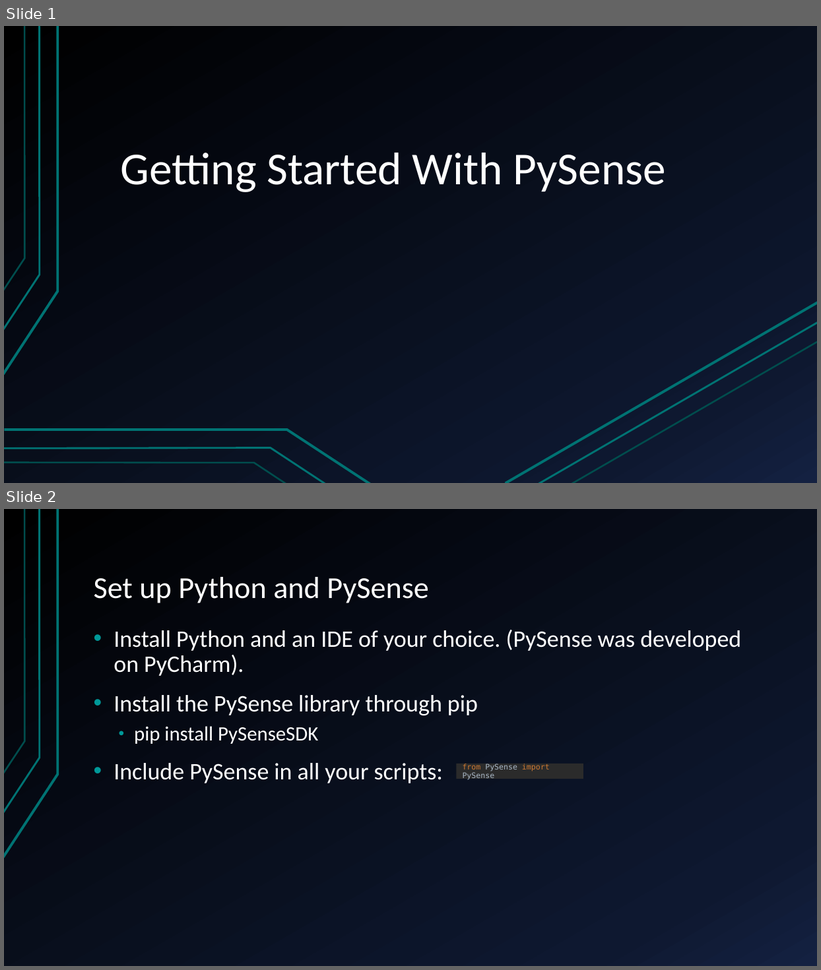
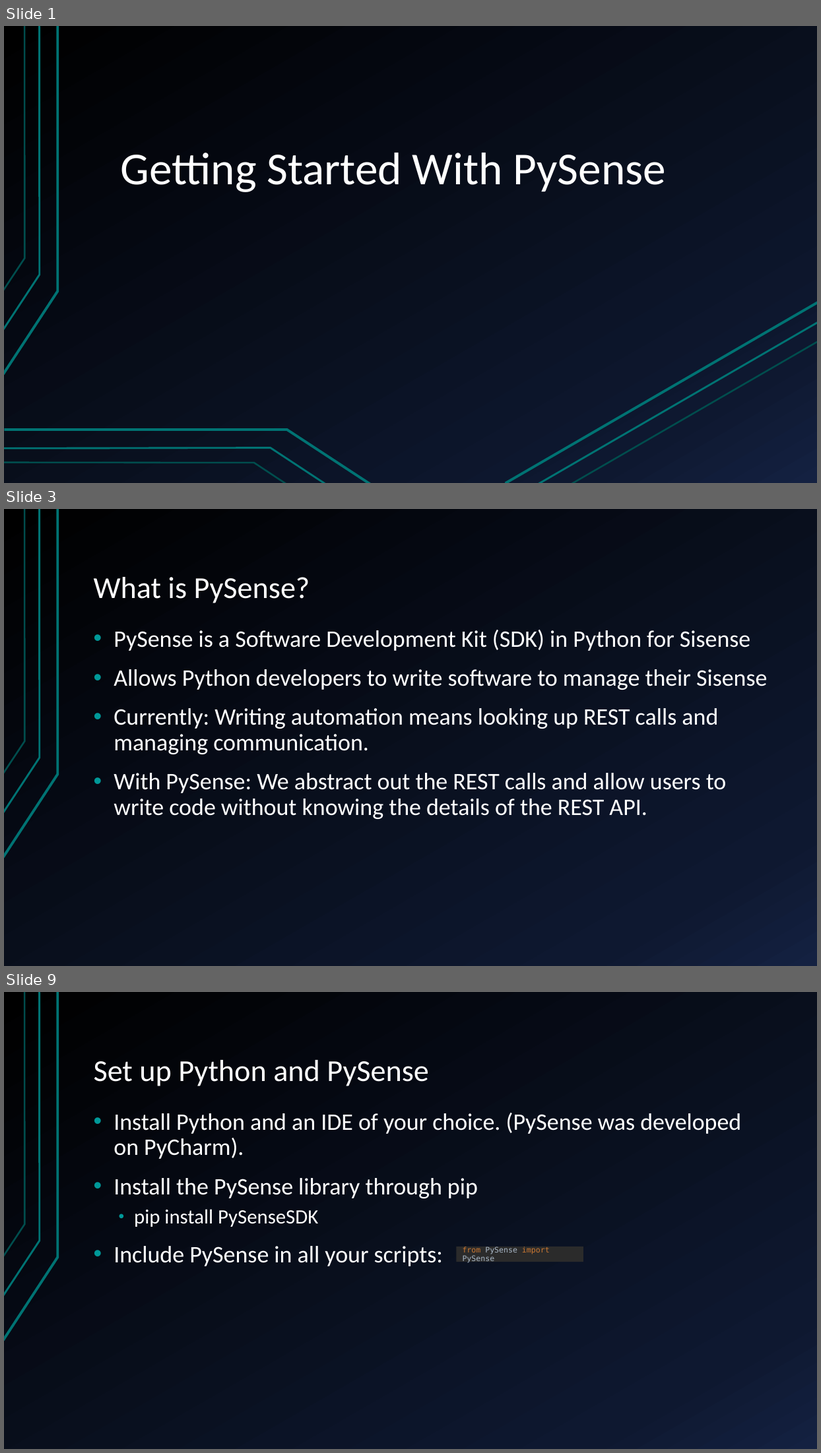
Before and after one commit to nathangiusti/PySense, a slide deck: PySenseTutorial.pptx. Shown one above the other, each under a label of ours: slides 1 and 2 before the commit, slides 1, 3 and 9 after it; the slides between them are not shown. The pictures are 821x970 and 821x1453 pixels, drawn with LibreOffice and Linux fonts; fonts in the diff are those of the drawing. Boxes give left, top, right and bottom in pixels: in the first picture for what was removed or moved away, otherwise in the second. Text is boxed around its words. In the diff, an @@ line names an element or a change of style, - is before the commit and + after.

```diff
--- a/PySenseTutorial.pptx
+++ b/PySenseTutorial.pptx
@@ slide 3 added at [4, 509, 817, 966], background gradient #000000 to #0F1931 to #142242; not listed: 3 template elements that a slide beside it also shows @@
@@ title added at [94, 577, 310, 603], 36 pt, text #FFFFFF @@
+What is PySense?
@@ text added at [114, 630, 767, 819], 28 pt, text #FFFFFF @@
+• PySense is a Software Development Kit (SDK) in Python for Sisense
+• Allows Python developers to write software to manage their Sisense
+• Currently: Writing automation means looking up REST calls and managing communication.
+• With PySense: We abstract out the REST calls and allow users to write code without knowing the details of the REST API.
@@ what was slide 2 is now slide 9 @@
```
Also in this commit, not shown: 1 slide changed, 6 other slides added.
